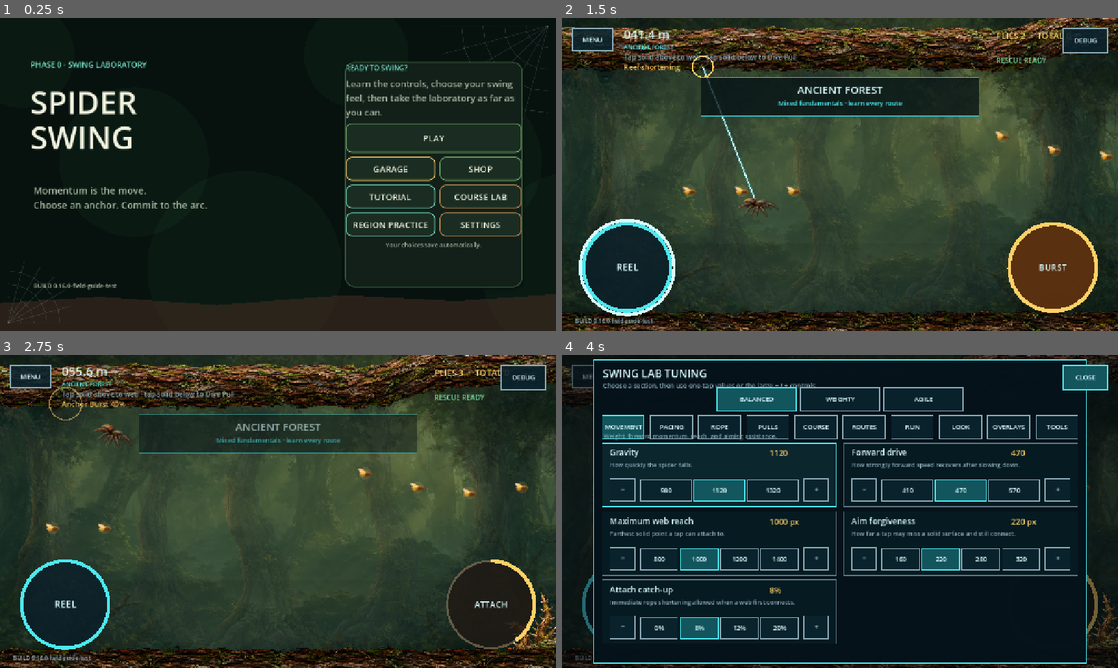
Above: before the commit, frames 1-4 (two rows, left to right).
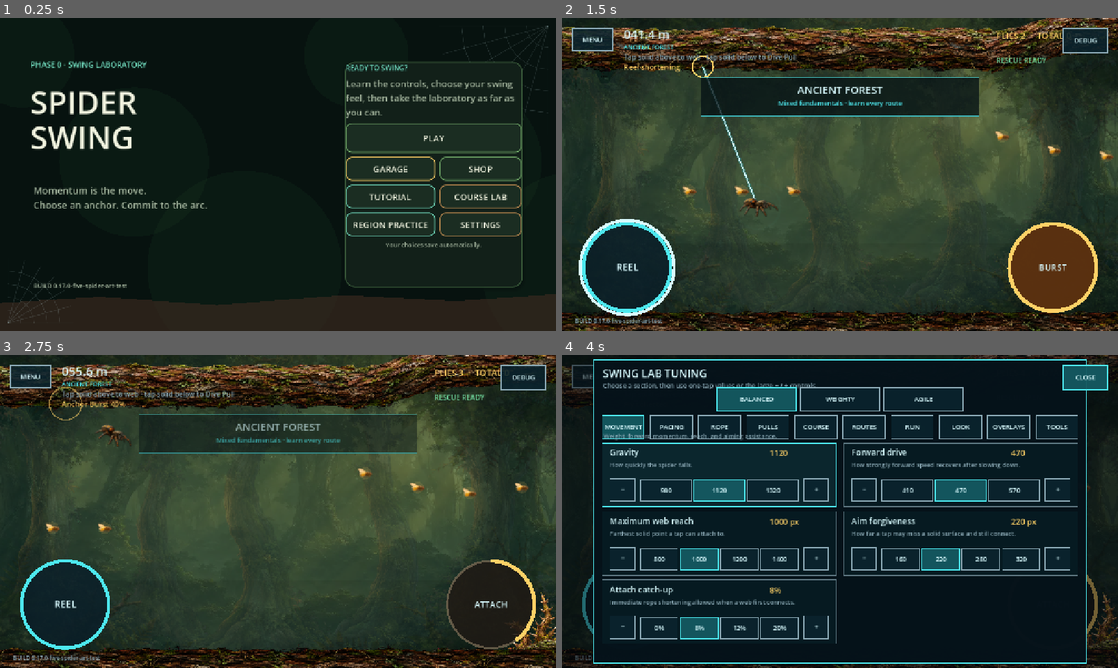
Above: after the commit, the same moments.

Repository: menno420/spider-swing
Game: Godot game, scene res://game/bootstrap/main.tscn
The game is run twice, just before and just after one commit, with the same random seed, the same clock (stepped at 60 frames per second) and the same inputs.
Inputs (mouse positions are in pixels of both pictures, inside the frame that each line leads up to):
- Up to frame 1 (0.25 s): no input
- Up to frame 2 (1.5 s): click "PLAY" at 0.5 s; click (628, 268) at 1.25 s
- Up to frame 3 (2.75 s): click (489, 605) at 2 s
- Up to frame 4 (4 s): click (1084, 376) at 2.75 s; click (840, 511) at 3.5 s

The runs differ from the first frame. In frame 1, less than 0.1% of the frame differs, in the area x 11-23%, y 84-87%; in frame 2, 0.1%, in the area x 7-39%, y 57-98%; in frame 3, 0.1%; in frame 4, less than 0.1%.

Commit message:
Integrate five-spider production art roster

Diff:
--- a/game/presentation/scripts/art_asset_catalog.gd
+++ b/game/presentation/scripts/art_asset_catalog.gd
@@ -16,7 +16,10 @@
 const FOREST_BACKDROP_MID := &"forest_backdrop_mid"
 const FOREST_BACKDROP_NEAR := &"forest_backdrop_near"
 const CLASSIC_SPIDER := &"classic_spider"
+const SKITTER_SPIDER := &"skitter_spider"
 const ANCHORITE_SPIDER := &"anchorite_spider"
+const BALLOONER_SPIDER := &"ballooner_spider"
+const SPRINGTAIL_SPIDER := &"springtail_spider"
 const GOLDEN_FLY := &"golden_fly"
 
 const ASSETS := {
@@ -38,10 +41,24 @@
 		"res://assets/runtime/forest-biome/forest-backdrop-near.png",
 	CLASSIC_SPIDER:
 		"res://assets/runtime/characters/classic-garden-spider.png",
+	SKITTER_SPIDER:
+		"res://assets/runtime/characters/skitter-magnolia-jumper.png",
 	ANCHORITE_SPIDER:
 		"res://assets/runtime/characters/anchorite-burrowing-spider.png",
+	BALLOONER_SPIDER:
+		"res://assets/runtime/characters/ballooner-spider.png",
+	SPRINGTAIL_SPIDER:
+		"res://assets/runtime/characters/springtail-trapdoor-spider.png",
 	GOLDEN_FLY:
 		"res://assets/runtime/collectibles/golden-forest-fly.png",
+}
+
+const SPIDER_ASSET_IDS := {
+	SpiderCatalog.CLASSIC: CLASSIC_SPIDER,
+	SpiderCatalog.SKITTER: SKITTER_SPIDER,
+	SpiderCatalog.ANCHORITE: ANCHORITE_SPIDER,
+	SpiderCatalog.BALLOONER: BALLOONER_SPIDER,
+	SpiderCatalog.SPRINGTAIL: SPRINGTAIL_SPIDER,
 }
 
 
@@ -49,6 +66,10 @@
 	return str(ASSETS.get(asset_id, ""))
 
 
+static func spider_asset_id(profile_id: StringName) -> StringName:
+	return StringName(SPIDER_ASSET_IDS.get(profile_id, &""))
+
+
 static func texture_paths() -> PackedStringArray:
 	var paths := PackedStringArray()
 	for asset_id: StringName in ASSETS:
--- a/game/presentation/scripts/swing_lab.gd
+++ b/game/presentation/scripts/swing_lab.gd
@@ -980,14 +980,9 @@
 	scale: float,
 	pose_scale: Vector2,
 ) -> bool:
-	var asset_id := ArtAssetCatalog.CLASSIC_SPIDER
-	match _snapshot.spider_id:
-		SpiderCatalog.CLASSIC:
-			asset_id = ArtAssetCatalog.CLASSIC_SPIDER
-		SpiderCatalog.ANCHORITE:
-			asset_id = ArtAssetCatalog.ANCHORITE_SPIDER
-		_:
-			return false
+	var asset_id := ArtAssetCatalog.spider_asset_id(_snapshot.spider_id)
+	if asset_id == &"":
+		return false
 	var texture := _art_texture(asset_id)
 	if texture == null:
 		return false
--- a/project.godot
+++ b/project.godot
@@ -9,7 +9,7 @@
 
 config/name="Spider Swing"
 config/description="Android-first 2D physics swing game. \"Spider Swing\" is an internal codename, not an approved release name — see docs/product/name-status.md."
-config/version="0.16.0-field-guide-test"
+config/version="0.17.0-five-spider-art-test"
 run/main_scene="res://game/bootstrap/main.tscn"
 config/features=PackedStringArray("4.7", "GL Compatibility")
 
--- a/tests/test_runner.gd
+++ b/tests/test_runner.gd
@@ -4,9 +4,9 @@
 const MAIN_SCENE_PATH := "res://game/bootstrap/main.tscn"
 const EXPORT_PRESETS_PATH := "res://export_presets.cfg"
 const ANDROID_WORKFLOW_PATH := "res://.github/workflows/android-debug.yml"
-const BUILD_VERSION := "0.16.0-field-guide-test"
-const ANDROID_VERSION_CODE := 32
-const ANDROID_APP_NAME := "Spider Swing Field Guide (dev)"
+const BUILD_VERSION := "0.17.0-five-spider-art-test"
+const ANDROID_VERSION_CODE := 33
+const ANDROID_APP_NAME := "Spider Swing Five Spider Art (dev)"
 const EXPECTED_CHECK_COUNT := 107
 const REQUIRED_INPUT_ACTIONS := [
 	"web_action", "reel_in", "burst_action", "pause", "restart_run",
--- a/tests/unit/mobile_hud_layout_tests.gd
+++ b/tests/unit/mobile_hud_layout_tests.gd
@@ -271,13 +271,16 @@
 		failures.append("spider smoothing is not tied to Godot interpolation and mips")
 		return 0
 	if not source.contains("_draw_finished_spider_sprite") or \
-			not source.contains("ArtAssetCatalog.ANCHORITE_SPIDER"):
-		failures.append(
-			"Anchorite is not routed through the finished spider renderer")
+			not source.contains("ArtAssetCatalog.spider_asset_id"):
+		failures.append(
+			"the roster is not routed through the shared finished-spider renderer")
 		return 0
 	for import_path in [
 		"res://assets/runtime/characters/classic-garden-spider.png.import",
+		"res://assets/runtime/characters/skitter-magnolia-jumper.png.import",
 		"res://assets/runtime/characters/anchorite-burrowing-spider.png.import",
+		"res://assets/runtime/characters/ballooner-spider.png.import",
+		"res://assets/runtime/characters/springtail-trapdoor-spider.png.import",
 		"res://assets/runtime/collectibles/golden-forest-fly.png.import",
 	]:
 		var import_file := FileAccess.open(import_path, FileAccess.READ)
@@ -286,20 +289,46 @@
 		):
 			failures.append("minified moving art lacks mipmaps: %s" % import_path)
 			return 0
-	var anchorite_path := ArtAssetCatalog.texture_path(
-		ArtAssetCatalog.ANCHORITE_SPIDER,
-	)
-	var anchorite := load(anchorite_path) as Texture2D
-	if anchorite == null or anchorite.get_size() != Vector2(384.0, 181.0):
-		failures.append("Anchorite sprite lost its 384×181 source contract")
-		return 0
-	var anchorite_image := anchorite.get_image()
-	if anchorite_image == null or \
-			anchorite_image.get_pixel(0, 0).a > 0.01 or \
-			anchorite_image.get_pixel(383, 180).a > 0.01:
-		failures.append("Anchorite sprite does not retain transparent corners")
-		return 0
-	return 1
+	for spider_id: StringName in SpiderCatalog.ALL_IDS:
+		var asset_id := ArtAssetCatalog.spider_asset_id(spider_id)
+		var texture_path := ArtAssetCatalog.texture_path(asset_id)
+		var texture := load(texture_path) as Texture2D
+		if texture == null or texture.get_size() != Vector2(384.0, 181.0):
+			failures.append(
+				"%s sprite lost its 384×181 source contract" % spider_id)
+			return 0
+		var image := texture.get_image()
+		if image == null or not _transparent_frame_is_clean(image):
+			failures.append(
+				"%s sprite does not retain a transparent frame" % spider_id)
+			return 0
+		if _contains_visible_chroma_key(image):
+			failures.append(
+				"%s sprite retains visible magenta chroma key" % spider_id)
+			return 0
+	return 1
+
+
+static func _transparent_frame_is_clean(image: Image) -> bool:
+	for x in range(image.get_width()):
+		if image.get_pixel(x, 0).a > 0.01 or \
+				image.get_pixel(x, image.get_height() - 1).a > 0.01:
+			return false
+	for y in range(image.get_height()):
+		if image.get_pixel(0, y).a > 0.01 or \
+				image.get_pixel(image.get_width() - 1, y).a > 0.01:
+			return false
+	return true
+
+
+static func _contains_visible_chroma_key(image: Image) -> bool:
+	for y in range(image.get_height()):
+		for x in range(image.get_width()):
+			var pixel := image.get_pixel(x, y)
+			if pixel.a > 0.05 and pixel.r > 0.75 and \
+					pixel.g < 0.40 and pixel.b > 0.75:
+				return true
+	return false
 
 
 static func _test_double_tap_has_a_separate_burst_route(
Binary file added: assets/runtime/characters/ballooner-spider.png
Not shown, added: assets/runtime/characters/ballooner-spider.png.import
Binary file changed: assets/runtime/characters/classic-garden-spider.png
Binary file added: assets/runtime/characters/skitter-magnolia-jumper.png
Not shown, added: assets/runtime/characters/skitter-magnolia-jumper.png.import
Binary file added: assets/runtime/characters/springtail-trapdoor-spider.png
Not shown, added: assets/runtime/characters/springtail-trapdoor-spider.png.import
Not shown, changed: export_presets.cfg
Not shown, changed: .github/workflows/android-debug.yml
Not shown, changed: .substrate/guard-fires.jsonl
Not shown, changed: assets/runtime/characters/README.md
Not shown, added: assets/runtime/characters/REFERENCE-MANIFEST.md
(and 5 more such lines)
